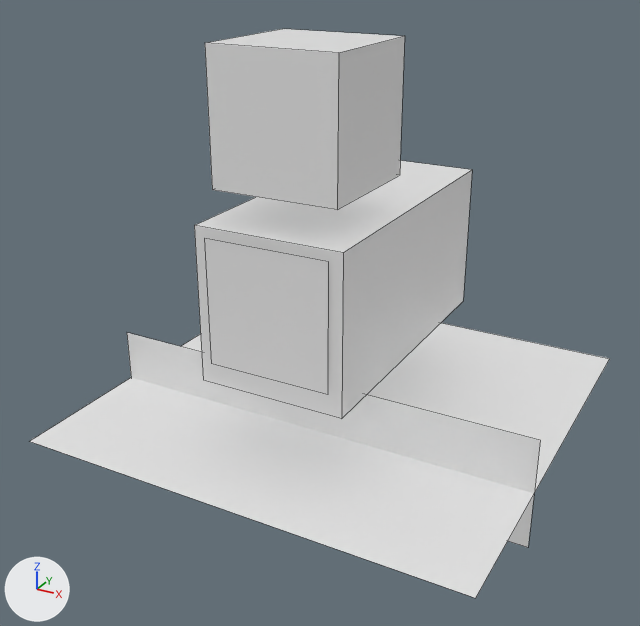
What one commit did to the Blender file media/npc/cuboid-pet.blend.
Camera for both pictures: a 50 mm lens placed at (1.24, -2.19, 1.52), pointed at (-0.01, 0.08, 0.38). Every picture has the same lights, and +X, +Y and +Z are marked at lower left. Mesh edges are drawn as thin lines.

Objects in the first picture: 'cuboid-pet-mesh'.
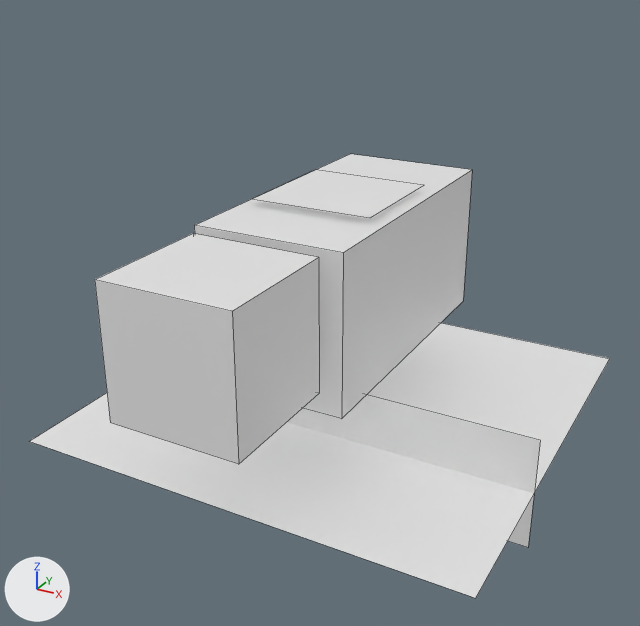
Commit message: feat: improve cuboid-pet

Location of each change, [x1, y1, x2, y2] in pixels of the pictures (640 x 626 px; the box of a moved part takes in the faces that stretch with it):
'cuboid-pet-mesh', reshaped (22% shorter): before [30, 29, 610, 598]; after [30, 154, 610, 598]
part 1 of me_cube_003, moved or reshaped: before [205, 29, 405, 210]; after [95, 233, 319, 464]
part 2 of me_cube_003, moved or reshaped: before [204, 238, 328, 395]; after [253, 170, 424, 218]

Patch to the scene script:
```diff
--- a/media/npc/cuboid-pet.blend.py
+++ b/media/npc/cuboid-pet.blend.py
@@ me_cube_003 @@
 me_cube_003.from_pydata(...)  # 32 vertices, 16 faces; spans x -0.75..0.75, y -0.5..1.0, z -0.19..1.23
 # used by ob_cuboid_pet_mesh; location = (0.0, 0.0, 0.0)
-me_cube_003.vertices[24].co = (0.2, -0.25, 0.7)  # pixel (328, 261)
-me_cube_003.vertices[25].co = (-0.2, -0.25, 0.7)  # pixel (204, 238)
-me_cube_003.vertices[26].co = (0.2, -0.25, 0.3)  # pixel (327, 394)
-me_cube_003.vertices[27].co = (-0.2, -0.25, 0.3)  # pixel (211, 363)
+# me_cube_003 part 1: the loose piece of 8 vertices spanning x -0.2..0.2, y -0.2..0.2, z 0.83..1.23 is moved by (0.0, -0.5, -0.5)
+# me_cube_003 part 2
+me_cube_003.vertices[24].co = (0.2, 0.4, 0.75)  # pixel (424, 185)
+me_cube_003.vertices[25].co = (-0.2, 0.4, 0.75)  # pixel (315, 169)
+me_cube_003.vertices[26].co = (0.2, 0.0, 0.75)  # pixel (369, 218)
+me_cube_003.vertices[27].co = (-0.2, 0.0, 0.75)  # pixel (251, 199)
 me_cube_003.materials.append(mat_cuboid_pet_material)
```
